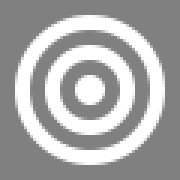
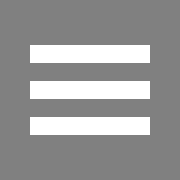
Layers edited between the first and the second 180px x 180px image:
added group "lines" with 3 layers above "hex" over (x1=30, y1=45, x2=150, y2=135)
added layer "top" in group "lines" over (x1=36, y1=45, x2=144, y2=63)
added layer "middel" in group "lines" over (x1=30, y1=81, x2=150, y2=99)
added layer "bottom" in group "lines" over (x1=36, y1=117, x2=144, y2=135)
hid group "rings" (3 layers) over (x1=15, y1=15, x2=165, y2=165)
